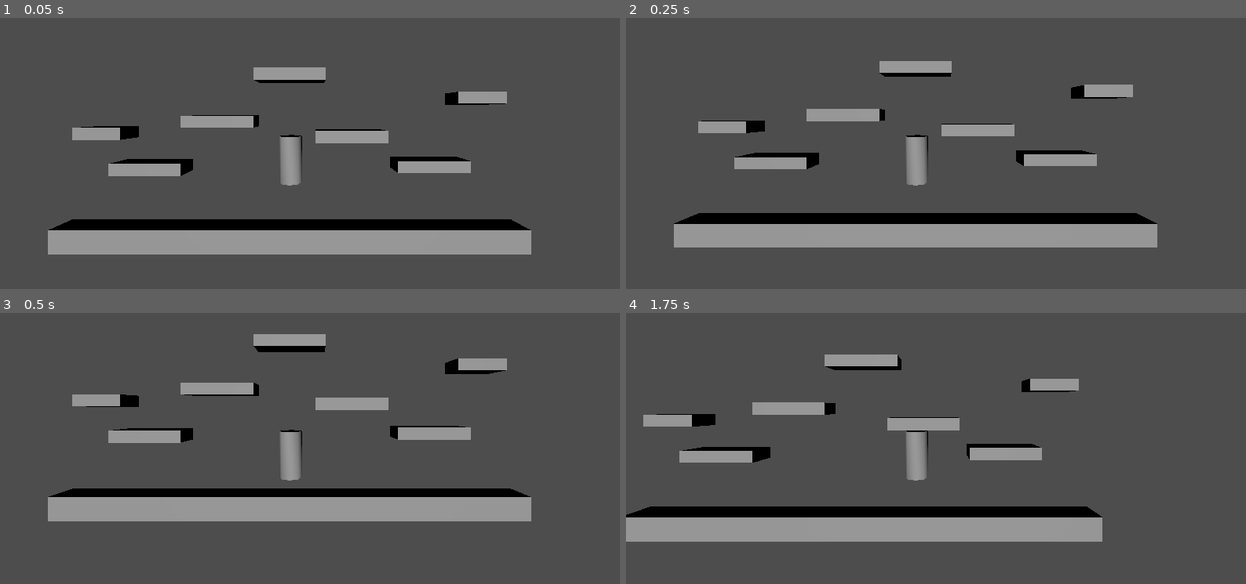
Above: before the commit, frames 1-4 (two rows, left to right).
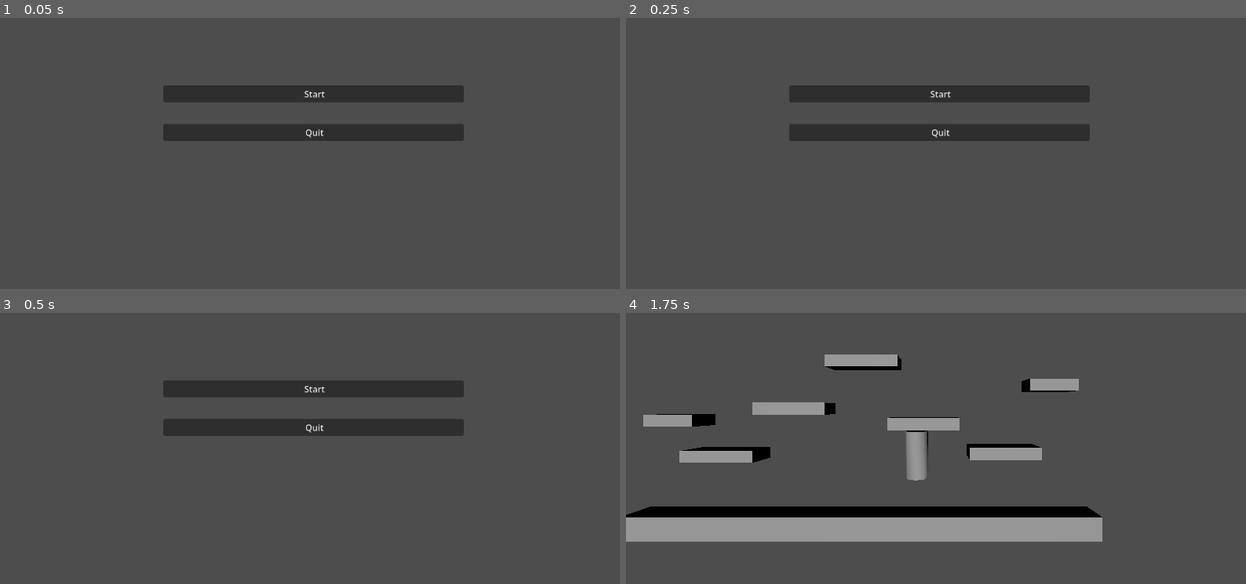
Above: after the commit, the same moments.

Repository: JoesRealAccount/ggj_2026
Game: Godot game, scene res://main_screen.tscn
Two runs of this game, one before a commit and one after it. Both use one fixed random seed, a clock stepped at 60 frames per second and the inputs below. Before the commit the project starts from res://main_level.tscn.
Inputs (mouse positions are in pixels of both pictures, inside the frame that each line leads up to):
- Up to frame 1 (0.05 s): no input
- Up to frame 2 (0.25 s): no input
- Up to frame 3 (0.5 s): no input
- Up to frame 4 (1.75 s): click (942, 388) at 0.5 s, where only the run after the commit has a clickable "Start"; hold D (move_right) from 1.28 s (still down); tap W (jump) at 1.52 s

The runs differ from the first frame. In frame 1, 20% of the frame differs, in the area x 7-86%, y 18-88%; in frame 2, 20%; in frame 3, 19%; in frame 4, nothing differs.

Commit message:
Add main menu scene with start and quit buttons; update main scene reference

Diff:
--- a/main_level.gd
+++ b/main_level.gd
@@ -1,13 +1,6 @@
 extends Node3D
 
 
-# Called when the node enters the scene tree for the first time.
-func _ready() -> void:
-	pass # Replace with function body.
-
-
-# Called every frame. 'delta' is the elapsed time since the previous frame.
 func _process(delta: float) -> void:
-	# Handle exit game
-	if Input.is_action_just_pressed("exit_game"):
-		get_tree().quit()
+	if Input.is_action_just_pressed("back_to_menu"):
+		get_tree().change_scene_to_file("res://main_screen.tscn")
--- /dev/null
+++ b/main_screen.gd
@@ -0,0 +1,8 @@
+extends Control
+
+
+func _on_button_start_pressed() -> void:
+	get_tree().change_scene_to_file("res://main_level.tscn")
+
+func _on_button_quit_pressed() -> void:
+	get_tree().quit()
--- /dev/null
+++ b/main_screen.tscn
@@ -0,0 +1,42 @@
+[gd_scene format=3 uid="uid://lp7hcybwol1c"]
+
+[ext_resource type="Script" uid="uid://csy6kq4j2ybg7" path="res://main_screen.gd" id="1_tjn2e"]
+
+[sub_resource type="ImageTexture" id="ImageTexture_0hkt3"]
+
+[node name="TitleScreen" type="Control" unique_id=1641681516]
+layout_mode = 3
+anchors_preset = 15
+anchor_right = 1.0
+anchor_bottom = 1.0
+grow_horizontal = 2
+grow_vertical = 2
+script = ExtResource("1_tjn2e")
+
+[node name="MarginContainer" type="MarginContainer" parent="." unique_id=435125934]
+layout_mode = 1
+anchors_preset = 15
+anchor_right = 1.0
+anchor_bottom = 1.0
+grow_horizontal = 2
+grow_vertical = 2
+theme_override_constants/margin_left = 300
+theme_override_constants/margin_right = 300
+
+[node name="VBoxContainer" type="VBoxContainer" parent="MarginContainer" unique_id=1533760784]
+layout_mode = 2
+theme_override_constants/separation = 40
+alignment = 1
+
+[node name="ButtonStart" type="Button" parent="MarginContainer/VBoxContainer" unique_id=898432812]
+layout_mode = 2
+text = "Start"
+icon = SubResource("ImageTexture_0hkt3")
+
+[node name="ButtonQuit" type="Button" parent="MarginContainer/VBoxContainer" unique_id=1131014016]
+layout_mode = 2
+text = "Quit"
+icon = SubResource("ImageTexture_0hkt3")
+
+[connection signal="pressed" from="MarginContainer/VBoxContainer/ButtonStart" to="." method="_on_button_start_pressed"]
+[connection signal="pressed" from="MarginContainer/VBoxContainer/ButtonQuit" to="." method="_on_button_quit_pressed"]
--- a/project.godot
+++ b/project.godot
@@ -11,7 +11,7 @@
 [application]
 
 config/name="ggj_2026"
-run/main_scene="uid://cv53pwy2syyym"
+run/main_scene="uid://lp7hcybwol1c"
 config/features=PackedStringArray("4.6", "Forward Plus")
 config/icon="res://icon.svg"
 
@@ -40,7 +40,7 @@
 , Object(InputEventKey,"resource_local_to_scene":false,"resource_name":"","device":-1,"window_id":0,"alt_pressed":false …(186 unchanged characters)…
 ]
 }
-exit_game={
+back_to_menu={
 "deadzone": 0.2,
 "events": [Object(InputEventKey,"resource_local_to_scene":false,"resource_name":"","device":-1,"window_id":0,"alt_press …(195 unchanged characters)…
 ]
Not shown, added: main_screen.gd.uid
